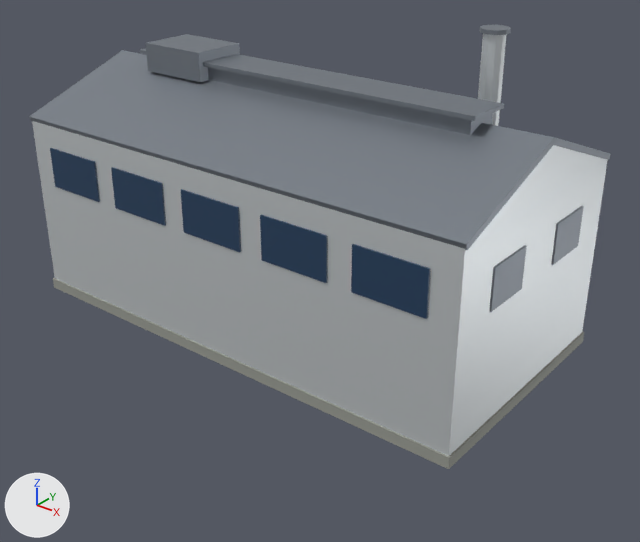
The FBX model unity/Assets/Models/Buildings/a1063/0/mashup-machine-mid-prebuilt.fbx: old version first, new version second.
Before and after are seen from a 50 mm lens placed at (40.58, -19.84, 14.06), pointed at (24.86, -0.2, 1.88). Arrows for +X, +Y and +Z are at lower left; the lights stay in place. The first picture is the older version. Where no turn or scale is listed for an object, it has been applied to the vertices.

The first picture shows 'STP_Machine_Building'.
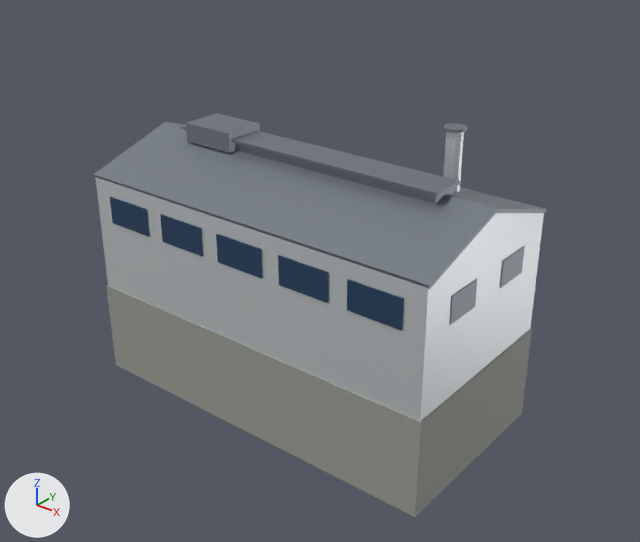
Changed parts and their boxes (x1, y1, x2, y2) in the pictures (640 x 542 px; the box of a moved part takes in the faces that stretch with it):
'STP_Machine_Building', reshaped (22% narrower, 9% shorter): before (29, 25, 611, 469); after (93, 113, 546, 517)
part 1 of me_stp_machine_building, moved or reshaped: before (53, 278, 584, 469); after (106, 285, 532, 517)
part 2 of me_stp_machine_building, moved or reshaped: before (32, 121, 608, 456); after (95, 177, 544, 421)
part 3 of me_stp_machine_building, moved or reshaped: before (473, 145, 606, 245); after (436, 213, 543, 283)
part 4 of me_stp_machine_building, moved or reshaped: before (29, 50, 555, 250); after (93, 122, 497, 289)
part 5 of me_stp_machine_building, moved or reshaped: before (553, 137, 611, 160); after (167, 122, 546, 213)
part 6 of me_stp_machine_building, moved or reshaped: before (208, 67, 493, 135); after (235, 143, 453, 204)
part 7 of me_stp_machine_building, moved or reshaped: before (140, 48, 504, 121); after (180, 125, 461, 196)
part 8 of me_stp_machine_building, moved or reshaped: before (50, 148, 100, 202); after (110, 197, 150, 236)
part 9 of me_stp_machine_building, moved or reshaped: before (111, 167, 166, 226); after (160, 214, 203, 256)
part 10 of me_stp_machine_building, moved or reshaped: before (181, 189, 241, 252); after (216, 234, 263, 279)
part 11 of me_stp_machine_building, moved or reshaped: before (260, 215, 327, 283); after (278, 255, 329, 303)
part 12 of me_stp_machine_building, moved or reshaped: before (351, 244, 430, 319); after (347, 279, 404, 331)
part 13 of me_stp_machine_building, moved or reshaped: before (489, 245, 527, 312); after (449, 279, 477, 325)
part 14 of me_stp_machine_building, moved or reshaped: before (551, 206, 584, 265); after (499, 246, 525, 288)
part 15 of me_stp_machine_building, moved or reshaped: before (146, 34, 240, 82); after (186, 113, 260, 153)
part 16 of me_stp_machine_building, moved or reshaped: before (478, 34, 507, 126); after (443, 131, 464, 192)
part 17 of me_stp_machine_building, moved or reshaped: before (480, 25, 511, 35); after (444, 123, 467, 133)

What the commit changed:
me_stp_machine_building is used by ob_stp_machine_building; location (24.0, 0.0, 0.0).
me_stp_machine_building had 278 vertices, 195 faces and spanned x -8.0..8.0, y -4.0..4.0, z 0.0..9.5.
me_stp_machine_building now has 278 vertices, 195 faces and spans x -6.2..6.6, y -3.1..3.3, z -2.9..6.7.
me_stp_machine_building part 1: the loose piece of 8 vertices spanning x -8.0..8.0, y -4.0..4.0, z 0.0..0.4 is scaled about its middle by (0.8, 0.8, 9.12), then moved by (0.2, 0.1, -1.5).
me_stp_machine_building part 2: the loose piece of 8 vertices spanning x -7.9..7.9, y -4.0..4.0, z 0.3..6.0 is scaled about its middle by (0.8, 0.8, 0.7), then moved by (0.2, 0.1, -0.9).
me_stp_machine_building part 3: the loose piece of 6 vertices spanning x -7.9..7.9, y -3.9..4.0, z 5.9..7.4 is scaled about its middle by (0.8, 0.8, 0.7), then moved by (0.2, 0.1, -2.0).
me_stp_machine_building part 4: the loose piece of 8 vertices spanning x -8.0..8.0, y -4.0..0.1, z 6.0..7.6 is scaled about its middle by (0.8, 0.8, 0.7), then moved by (0.2, 0.5, -2.0).
me_stp_machine_building part 5: the loose piece of 8 vertices spanning x -8.0..8.0, y -0.1..4.0, z 6.0..7.6 is scaled about its middle by (0.8, 0.8, 0.7), then moved by (0.2, -0.3, -2.0).
me_stp_machine_building part 6: the loose piece of 8 vertices spanning x -6.0..6.0, y -0.5..0.6, z 7.3..7.8 is scaled about its middle by (0.8, 0.8, 0.7), then moved by (0.2, 0.1, -2.2).
me_stp_machine_building part 7: the loose piece of 8 vertices spanning x -6.2..6.2, y -0.7..0.8, z 7.8..7.9 is scaled about its middle by (0.8, 0.8, 0.7), then moved by (0.2, 0.1, -2.3).
me_stp_machine_building part 8: the loose piece of 8 vertices spanning x -7.1..-4.9, y -4.0..-3.9, z 4.0..5.3 is scaled about its middle by (0.8, 0.8, 0.7), then moved by (1.4, 0.9, -1.3).
me_stp_machine_building part 9: the loose piece of 8 vertices spanning x -4.1..-1.9, y -4.0..-3.9, z 4.0..5.3 is scaled about its middle by (0.8, 0.8, 0.7), then moved by (0.8, 0.9, -1.3).
me_stp_machine_building part 10: the loose piece of 8 vertices spanning x -1.1..1.1, y -4.0..-3.9, z 4.0..5.3 is scaled about its middle by (0.8, 0.8, 0.7), then moved by (0.2, 0.9, -1.3).
me_stp_machine_building part 11: the loose piece of 8 vertices spanning x 1.9..4.1, y -4.0..-3.9, z 4.0..5.3 is scaled about its middle by (0.8, 0.8, 0.7), then moved by (-0.4, 0.9, -1.3).
me_stp_machine_building part 12: the loose piece of 8 vertices spanning x 4.9..7.1, y -4.0..-3.9, z 4.0..5.3 is scaled about its middle by (0.8, 0.8, 0.7), then moved by (-1.0, 0.9, -1.3).
me_stp_machine_building part 13: the loose piece of 8 vertices spanning x 7.9..8.0, y -2.5..-0.9, z 3.8..5.0 is scaled about its middle by (0.8, 0.8, 0.7), then moved by (-1.4, 0.4, -1.3).
me_stp_machine_building part 14: the loose piece of 8 vertices spanning x 7.9..8.0, y 0.9..2.5, z 3.8..5.0 is scaled about its middle by (0.8, 0.8, 0.7), then moved by (-1.4, -0.3, -1.3).
me_stp_machine_building part 15: the loose piece of 8 vertices spanning x -5.7..-3.3, y -0.9..0.9, z 7.4..8.2 is scaled about its middle by (0.8, 0.8, 0.7), then moved by (1.1, 0.1, -2.3).
me_stp_machine_building part 16: the loose piece of 20 vertices spanning x 4.7..5.3, y 1.9..2.5, z 6.0..9.4 is scaled about its middle by (0.8, 0.8, 0.7), then moved by (-0.8, -0.4, -2.3).
me_stp_machine_building part 17: the loose piece of 20 vertices spanning x 4.6..5.4, y 1.8..2.6, z 9.4..9.5 is scaled about its middle by (0.8, 0.8, 0.7), then moved by (-0.8, -0.4, -2.8).
Other edits to the shape of me_stp_machine_building do not show in these pictures.
